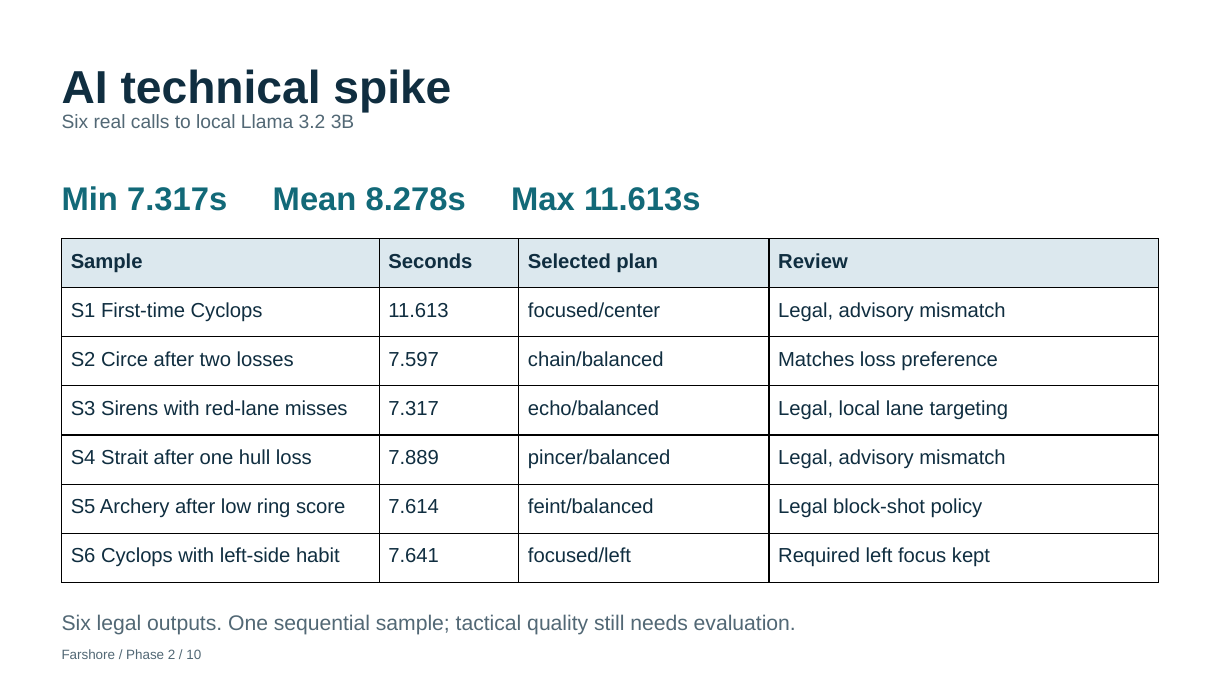
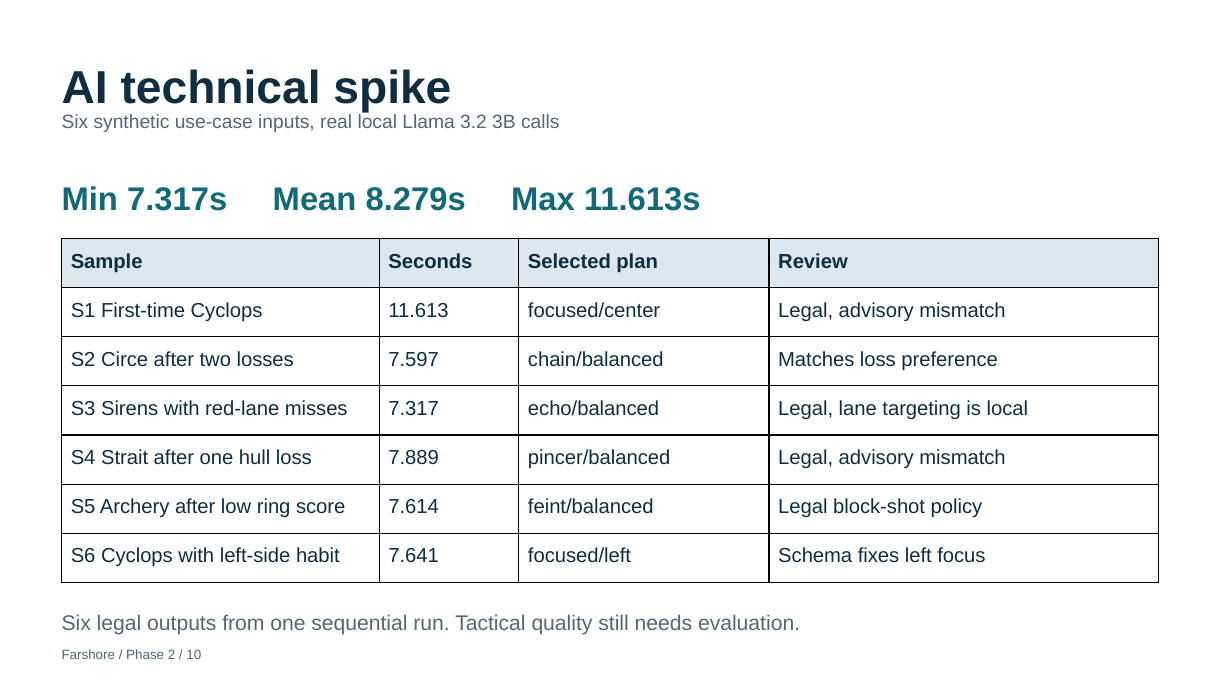
Before and after one commit to RavangDai/Farshore, a slide deck: slide 10 of Farshore Context and Assisment/docs/assignment/phase2-arcade/Farshore-Phase-2-Arcade-Presentation.pptx. Drawn at 1232x693 pixels with LibreOffice and Linux fonts; fonts in the diff are those of the drawing. Boxes give left, top, right and bottom in pixels: in the first picture for what was removed or moved away, otherwise in the second. Text is boxed around its words. In the diff, an @@ line names an element or a change of style, - is before the commit and + after.

```diff
--- a/Farshore Context and Assisment/docs/assignment/phase2-arcade/Farshore-Phase-2-Arcade-Presentation.pptx
+++ b/Farshore Context and Assisment/docs/assignment/phase2-arcade/Farshore-Phase-2-Arcade-Presentation.pptx
@@ text at box(62, 114, 559, 132): text changed @@
-Six real calls to local Llama 3.2 3B
+Six synthetic use-case inputs, real local Llama 3.2 3B calls
@@ text at box(62, 186, 701, 211): text changed @@
-Min 7.317s Mean 8.278s Max 11.613s
+Min 7.317s Mean 8.279s Max 11.613s
@@ table at box(62, 238, 1160, 582) @@
-row 4, column 4: Legal, local lane targeting
+row 4, column 4: Legal, lane targeting is local
-row 7, column 4: Required left focus kept
+row 7, column 4: Schema fixes left focus
@@ text at box(62, 614, 800, 635): text changed @@
-Six legal outputs. One sequential sample; tactical quality still needs evaluation.
+Six legal outputs from one sequential run. Tactical quality still needs evaluation.
```
Also in this commit, not shown: 4 other slides changed, 39 slides added, 25 other files.
